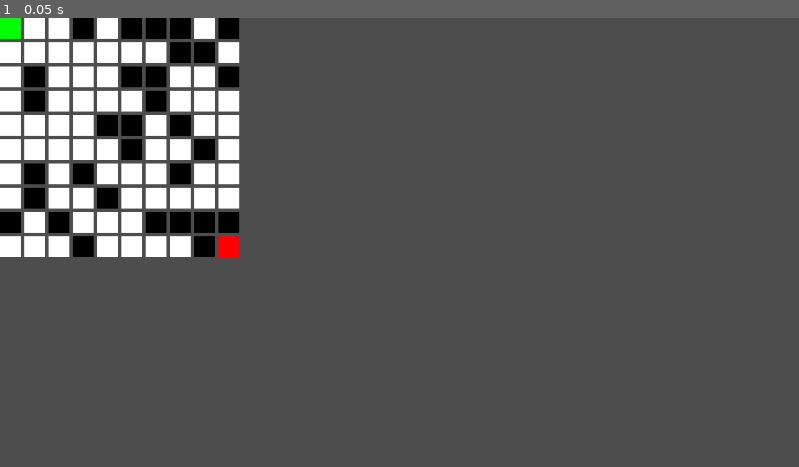
Above: before the commit, frame 1.
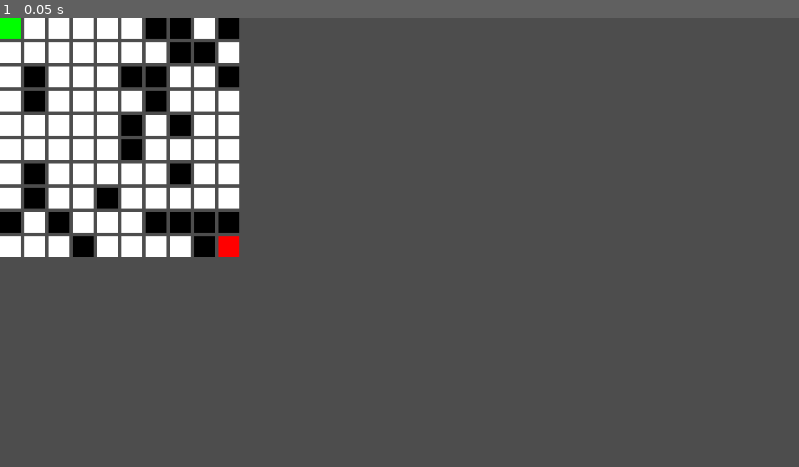
Above: after the commit, the same moment.

Repository: h3nse/SOP-path-finding
Game: Godot game, scene res://main.tscn
Two runs of this game, one before a commit and one after it. Both use one fixed random seed, a clock stepped at 60 frames per second and the inputs below.
Inputs:
- Up to frame 1 (0.05 s): no input

The runs differ from the first frame. In frame 1, 0.6% of the frame differs, in the area x 9-27%, y 0-38%.

Commit message:
Algorithm in progress

Diff:
--- a/main.gd
+++ b/main.gd
@@ -4,7 +4,7 @@
 @export_range(0,50,1,"or_greater") var ROWS = 10
 @export_range(0,50,1,"or_greater") var COLS = 10
 @export var SOURCE = Vector2()
-@export var DESTINATION = Vector2(ROWS-1 , COLS-1)
+@export var GOAL = Vector2()
 @export_range(0,100) var OBSTACLE_RATION = 30
 @export_group("")
 
@@ -24,25 +24,79 @@
 
 func checkIsValid():
 	return (SOURCE.x >= 0 and SOURCE.x < ROWS and SOURCE.y >= 0 and SOURCE.y < COLS
-	and DESTINATION.x >= 0 and DESTINATION.x < ROWS and DESTINATION.y >= 0 and DESTINATION.y < COLS)
+	and GOAL.x >= 0 and GOAL.x < ROWS and GOAL.y >= 0 and GOAL.y < COLS)
 
 func addObstacles():
 	for x in range(grid.size()):
 		for y in range(grid[x].size()):
 			if randi_range(0,100) < OBSTACLE_RATION:
 				grid[x][y].isObstacle = true
+			else:
+				grid[x][y].isObstacle = false
+
+func get_lowest_f(nodeList):
+	var lowest_node = nodeList[0]
+	for node in nodeList:
+		lowest_node = node if node.f < lowest_node.f else lowest_node
+
+	return lowest_node
+
+func is_goal(node, goal):
+	return node.x == goal.x and node.y == goal.y
+
+func get_neighbours(grid, node):
+	var neighbours = []
+	var localOffsets = [[1,0], [-1,0], [0,1], [0,-1]]
+	for i in range(4):
+		var coords = [node.x + localOffsets[i][0],node.y + localOffsets[i][1]]
+		if  0 <= coords[0] and coords[0] <= grid[0].size()-1 and 0 <= coords[1] and coords[1] <= grid.size()-1:
+			neighbours.append(grid[coords[0]][coords[1]])
+	return neighbours
+
+func tracePath():
+	pass
+
+func astar(grid, src, goal):
+	var openList = []
+	src.f = 0
+	src.g = 0
+	src.h = 0
+	src.parent = src
+	openList.append(src)
+
+	var foundGoal = false
+
+	while openList.size() > 0:
+		var node = get_lowest_f(openList)
+		openList.remove_at(openList.find(node))
+		node.isClosed = true
+
+		var neighbours = get_neighbours(grid, node)
+
+		for neighbour in neighbours:
+			if neighbour.isClosed:
+				continue
+
+			if is_goal(neighbour, goal):
+				neighbour.parent = node
+				tracePath()
+				return
+
 
 func _ready():
 	if not checkIsValid():
 		isValid = false
+		print("The source or the goal is out of range.")
+	if SOURCE == GOAL:
+		isValid = false
+		print("The source and the goal are in the same location.")
 	if isValid:
 		create_grid()
 		addObstacles()
-		grid[SOURCE.x][SOURCE.y].modulate = Color(0,1,0)
-		grid[SOURCE.x][SOURCE.y].isObstacle = false
-		grid[DESTINATION.x][DESTINATION.y].modulate = Color(1,0,0)
-		grid[DESTINATION.x][DESTINATION.y].isObstacle = false
-
-
-func _process(delta):
-	pass
+		var src_node = grid[SOURCE.x][SOURCE.y]
+		var goal_node = grid[GOAL.x][GOAL.y]
+		src_node.modulate = Color(0,1,0)
+		src_node.isObstacle = false
+		goal_node.modulate = Color(1,0,0)
+		goal_node.isObstacle = false
+		astar(grid, src_node, goal_node)
--- a/main.tscn
+++ b/main.tscn
@@ -4,3 +4,5 @@
 
 [node name="Main" type="Node2D"]
 script = ExtResource("1_p08hw")
+GOAL = Vector2(9, 9)
+OBSTACLE_RATION = 25
--- a/pathNode.gd
+++ b/pathNode.gd
@@ -1,8 +1,15 @@
 extends Sprite2D
 
-var x
-var y
 const gridSpace = 5
+
+var x: int
+var y: int
+var f: int
+var g: int
+var h: int
+var parent: Object
+var isClosed = false
+
 var isObstacle: bool = false:
 	set(new_value):
 		isObstacle = new_value
